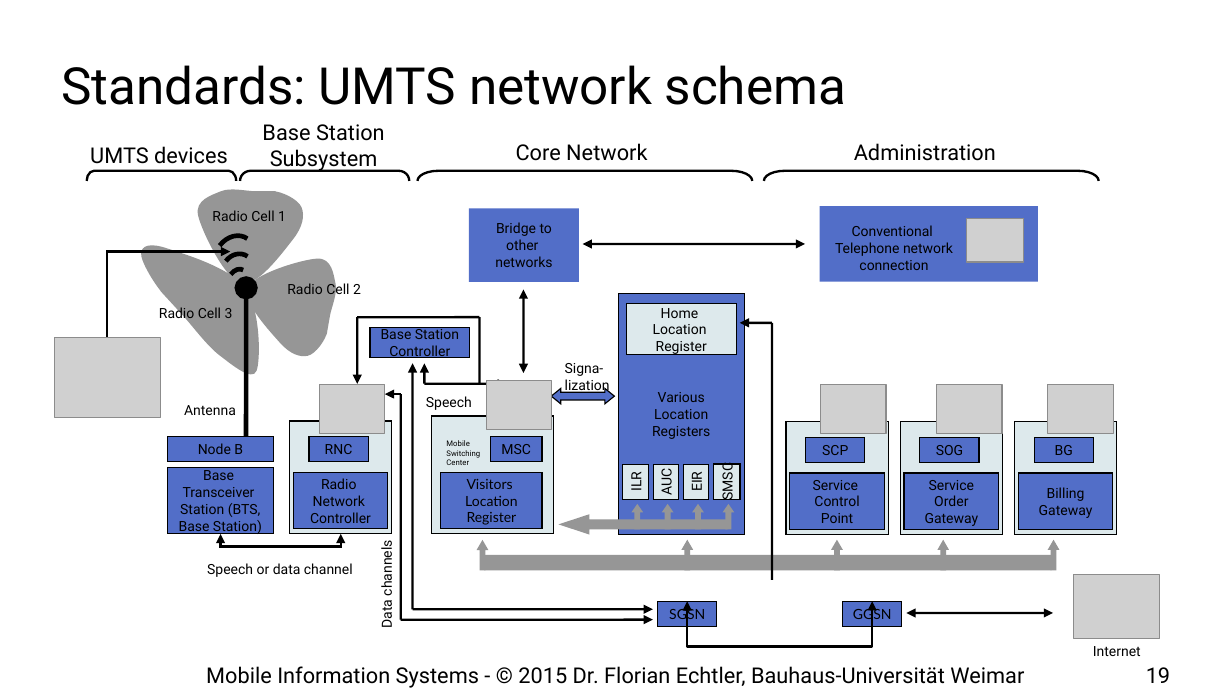
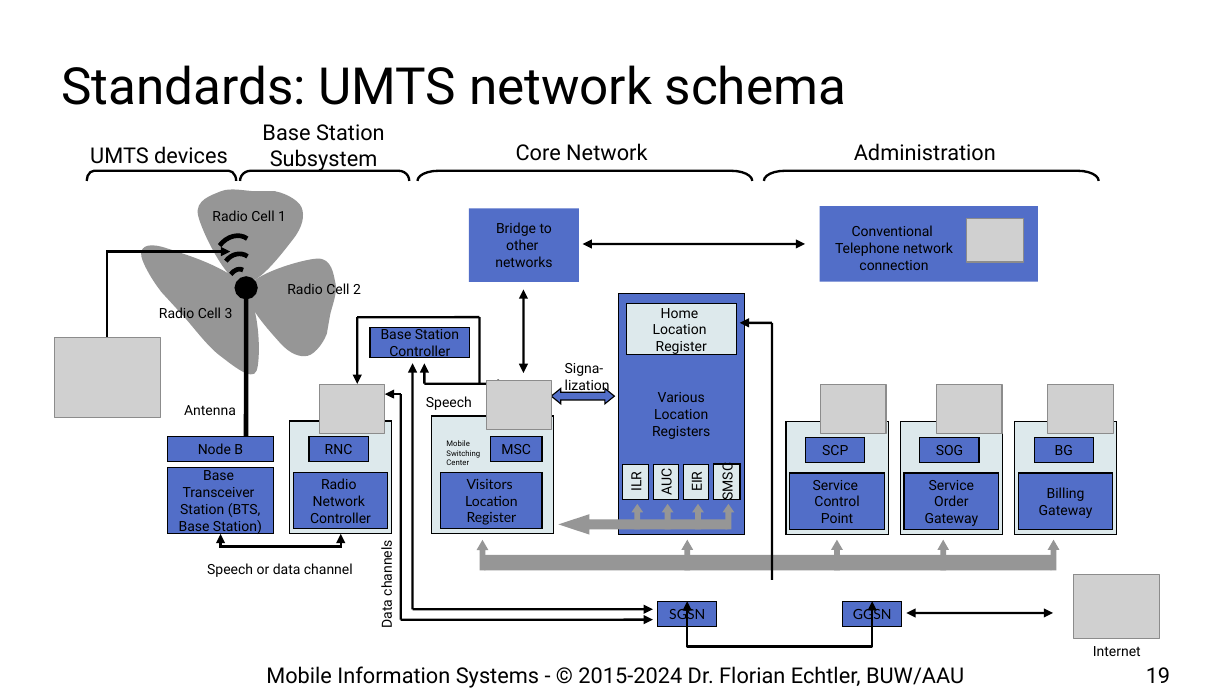
Before and after one commit to floe/mobile-information-systems, a slide deck: slide 19 of 03-networks-and-location.odp. Drawn at 1232x693 pixels with LibreOffice and Linux fonts; fonts in the diff are those of the drawing; grey boxes stand for pictures; background and template pictures are left out. Boxes give left, top, right and bottom in pixels: in the first picture for what was removed or moved away, otherwise in the second. Text is boxed around its words. In the diff, an @@ line names an element or a change of style, - is before the commit and + after.

```diff
--- a/03-networks-and-location.odp
+++ b/03-networks-and-location.odp
@@ text at (266, 666, 964, 688): text changed @@
-Mobile Information Systems - © 2015 Dr. Florian Echtler, Bauhaus-Universität Weimar
+Mobile Information Systems - © 2015-2024 Dr. Florian Echtler, BUW/AAU
```
Also in this commit, not shown: 73 other slides changed, 1 other file.
